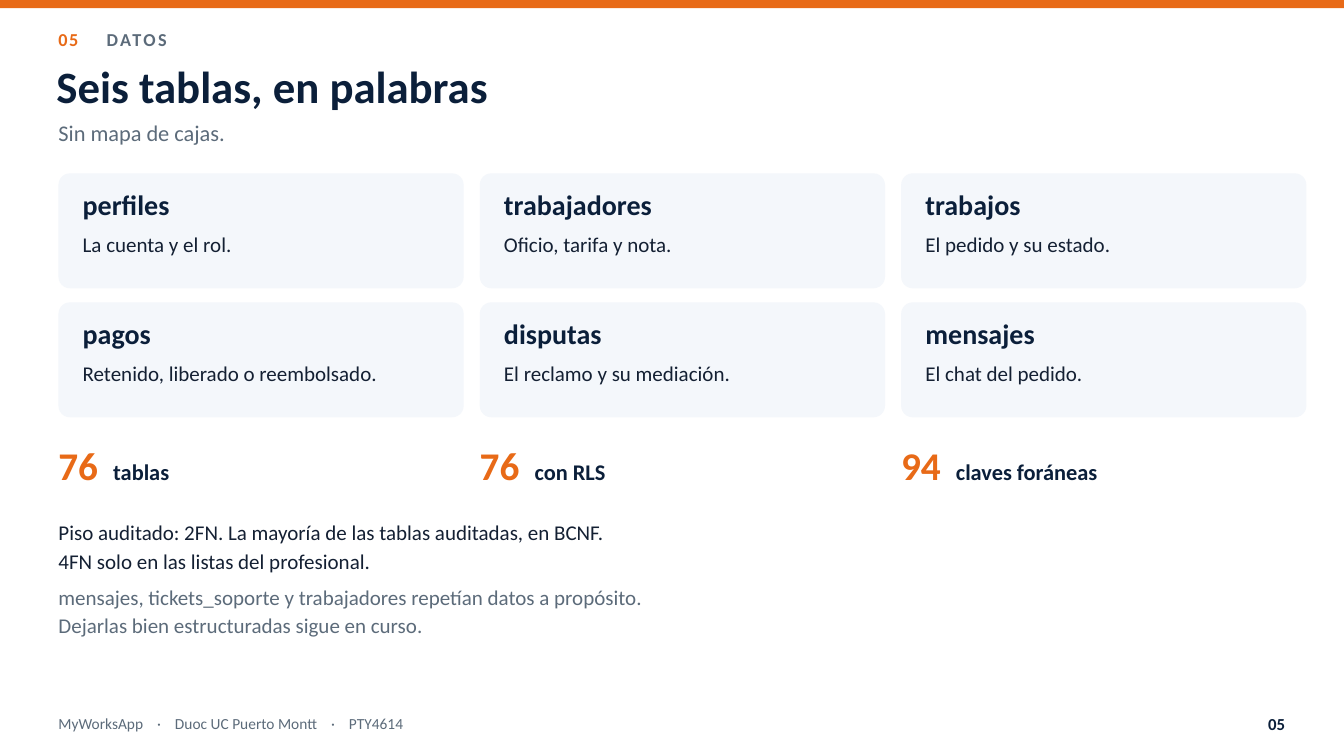
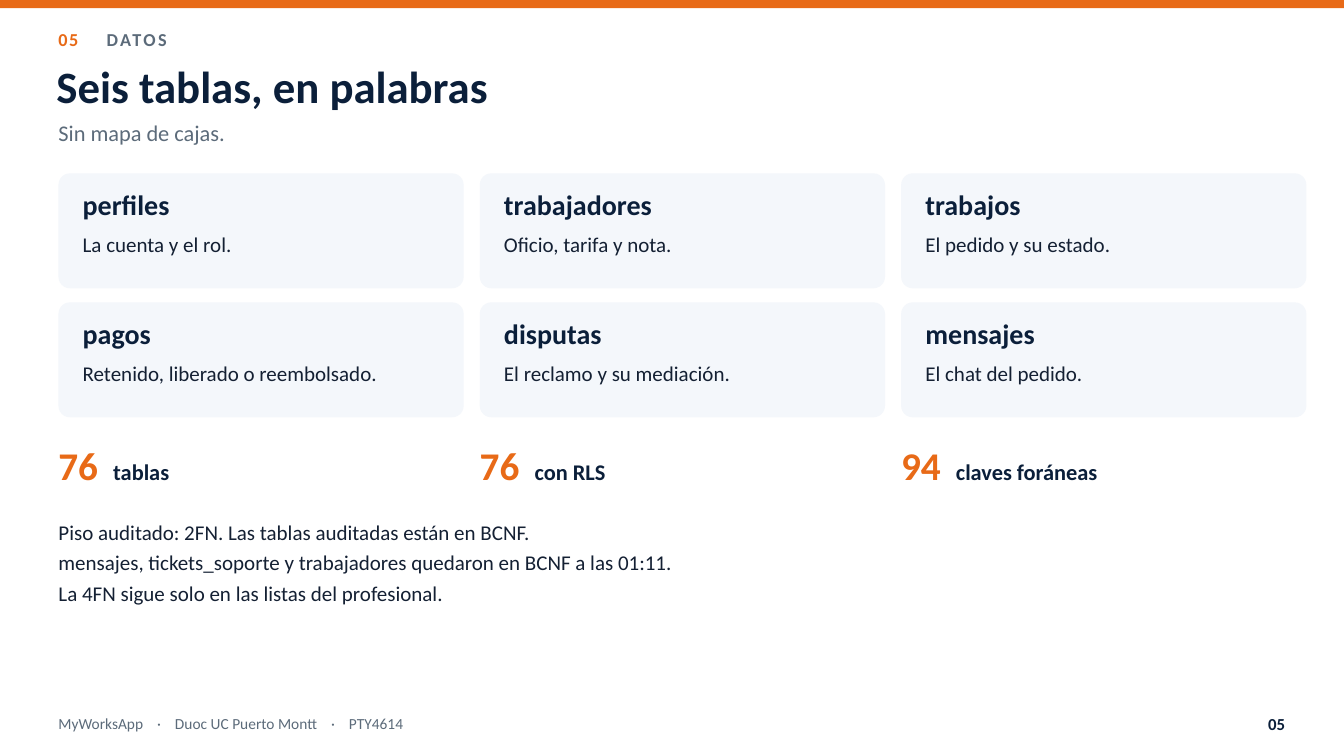
Before and after one commit to MathiasAlejandr0/MyWorksAppProyect, a slide deck: slide 5 of Fase 2/Presentacion_final_MyWorksApp.pptx. Drawn at 1344x756 pixels with LibreOffice and Linux fonts; fonts in the diff are those of the drawing. Boxes give left, top, right and bottom in pixels: in the first picture for what was removed or moved away, otherwise in the second. Text is boxed around its words. In the diff, an @@ line names an element or a change of style, - is before the commit and + after.

```diff
--- a/Fase 2/Presentacion_final_MyWorksApp.pptx
+++ b/Fase 2/Presentacion_final_MyWorksApp.pptx
@@ text at (x1=58, y1=525, x2=671, y2=605): text changed; text colour #5C6B7A to #142033 @@
-Piso auditado: 2FN. La mayoría de las tablas auditadas, en BCNF.
-4FN solo en las listas del profesional.
-mensajes, tickets_soporte y trabajadores repetían datos a propósito.
-Dejarlas bien estructuradas sigue en curso.
+Piso auditado: 2FN. Las tablas auditadas están en BCNF.
+mensajes, tickets_soporte y trabajadores quedaron en BCNF a las 01:11.
+La 4FN sigue solo en las listas del profesional.
```
Also in this commit, not shown: 2 other slides changed, 3 other files.
